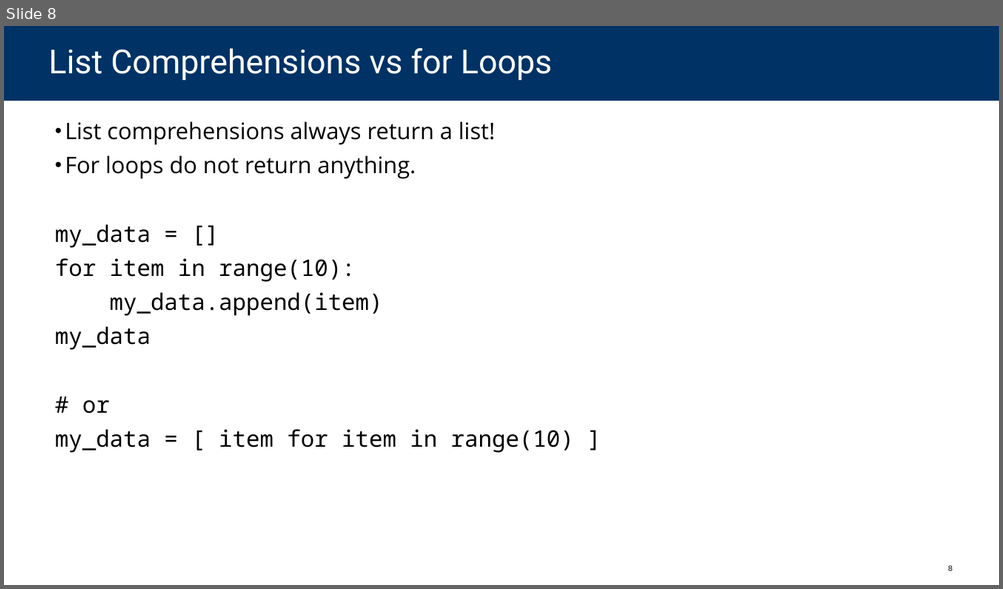
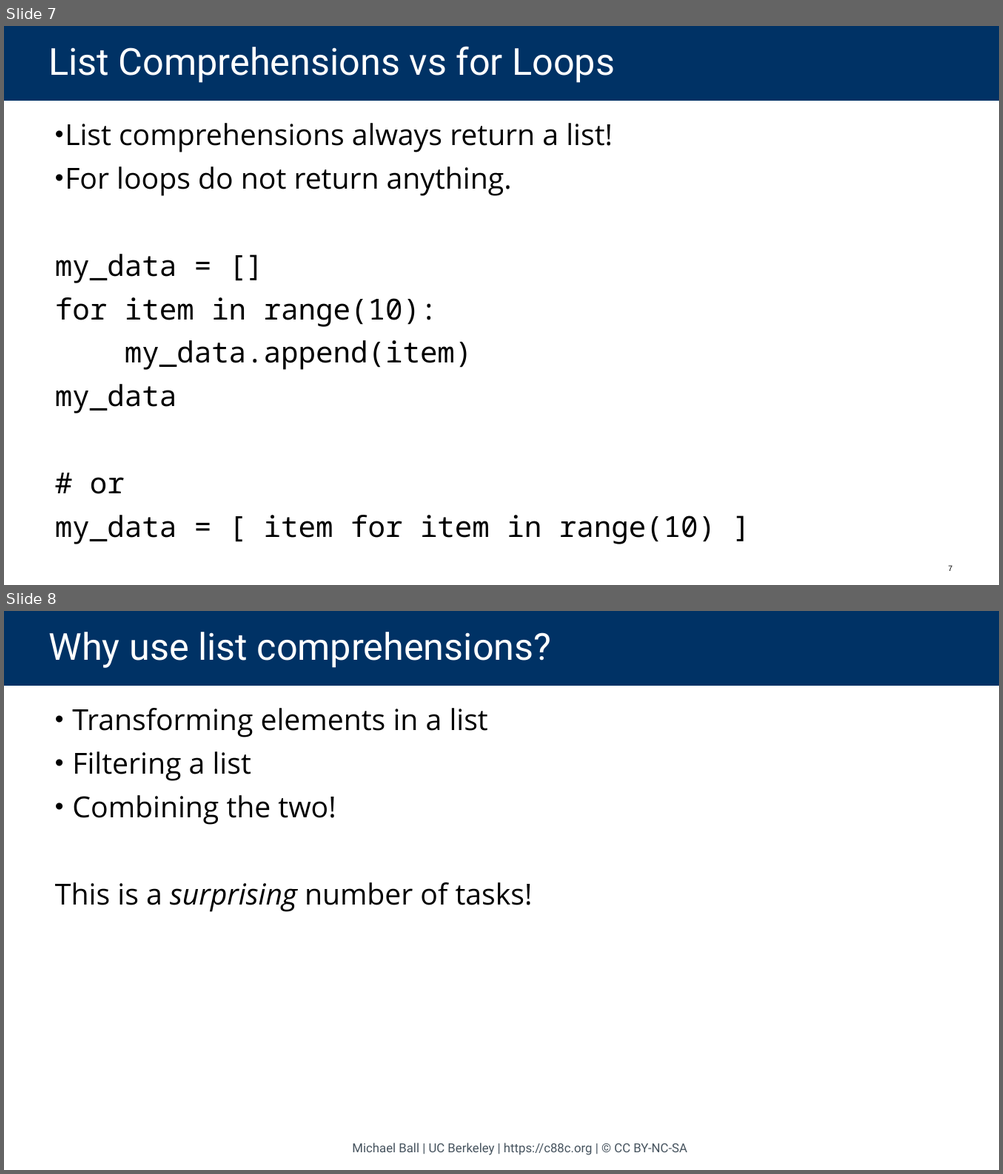
Before and after one commit to cs88-website/sp24, a slide deck: assets/slides/sp24/05-HOFs.pptx. Shown one above the other, each under a label of ours: slide 8 before the commit, slides 7 and 8 after it. The pictures are 1003x589 and 1003x1174 pixels, drawn with LibreOffice and Linux fonts; fonts in the diff are those of the drawing. Boxes give left, top, right and bottom in pixels: in the first picture for what was removed or moved away, otherwise in the second. Text is boxed around its words. In the diff, an @@ line names an element or a change of style, - is before the commit and + after.

```diff
--- a/assets/slides/sp24/05-HOFs.pptx
+++ b/assets/slides/sp24/05-HOFs.pptx
@@ slide 8 added at (4, 611, 999, 1170), background #FFFFFF @@
@@ title added at (4, 611, 999, 686), fill #003265, 36 pt, text #FFFFFF @@
+Why use list comprehensions?
@@ text added at (55, 708, 532, 912), 28 pt, text #000000 @@
+• Transforming elements in a list
+• Filtering a list
+• Combining the two!
+This is a surprising number of tasks!
@@ text added at (352, 1143, 687, 1156), 12 pt, text #46535E @@
+Michael Ball | UC Berkeley | https://c88c.org | © CC BY-NC-SA
@@ what was slide 8 is now slide 7 @@
@@ slide 7 changed as well @@
@@ title "List Comprehensions vs for Loops" at (4, 26, 999, 101): size 32 to 36 pt @@
@@ text "List comprehensions always return a ..." at (55, 123, 715, 545): size 22 to 28 pt; more space between paragraphs @@
@@ page number at (948, 565, 952, 571): text changed @@
-8
+7
```
Also in this commit, not shown: 36 other slides changed, 1 slide removed, 7 other files.
